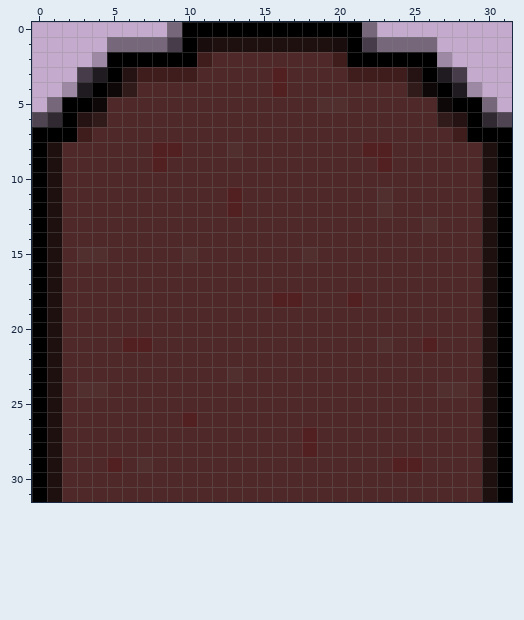
Two states of a pixel-art sprite, graphics/decor/terre/H.png. The picture above is the old version.
The file is 32x32 pixels. Pixels under 10% opacity are left out. Colours within 5 levels of each other are drawn and written as one.
After the commit:
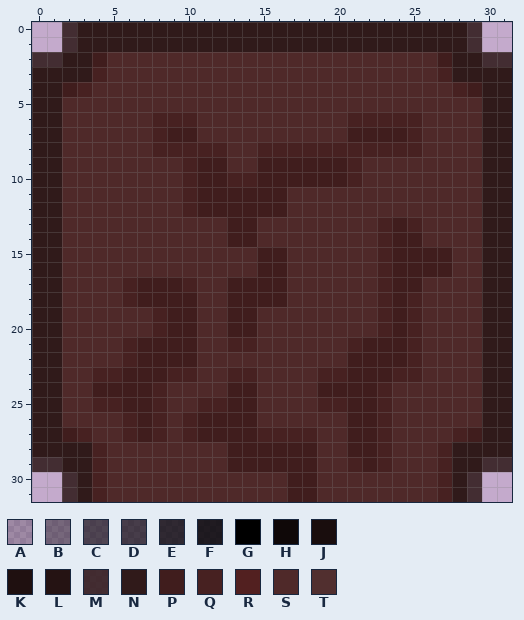
Palette (. is transparent): A #00000032  B #00000065  C #00000098  D #000000a3  E #000000c1  F #000000d6  G #000000  H #0f0808  J #190d0d  K #1f1010  L #251313  M #2f1919dc  N #301a1a  P #401d1d  Q #472121  R #522020  S #4f2929  T #512f2f
What changed:
y 0: x 2..29 .......BGGGGGGGGGGGGB....... -> MNNNNNNNNNNNNNNNNNNNNNNNNNNM
y 1: x 2..29 ...BBBBDGJKKKKKKKKJGDBBBB... -> MNNNNNNNNNNNNNNNNNNNNNNNNNNM
y 2: x 0..11 ....AGGGGGGP -> MMNNPSSSSSSS; x 20..31 PGGGGGGA.... -> SSSSSSSPNNMM
y 3: x 0..10 ...DFGLPPPP -> NNNNQSSSSSS; x 16 R -> S; x 21..31 PPPPLGFD... -> SSSSSSQNNNN
y 4: x 0..6 ..AFGHN -> NNPQSSS; x 16 R -> S; x 25..31 NHGFA.. -> SSSQPNN
y 5: x 0..4 .BGGH -> NNSSS; x 19..20 TT -> SS; x 27..31 HGGB. -> SSSNN
y 6: x 0..4 CEGLN -> NNSSS; x 8..10 SSS -> QQQ; x 21..25 SSSSS -> QQQQQ; x 27..31 NLGEC -> SSSNN
y 7: x 0..3 GGGP -> NNSS; x 8..10 SSS -> QPP; x 21..25 SSSSS -> PPPPQ; x 28..31 PGGG -> SSNN
y 8: x 0..1 GK -> NN; x 8..13 RRSSST -> QQQQQS; x 15..25 SSSSSSSRRSS -> QQQQQQQQQQQ; x 30..31 KG -> NN
y 9: x 0..1 GK -> NN; x 8 R -> S; x 10..12 SSS -> QPP; x 15..21 SSSSSSS -> PPPPPPQ; x 23 R -> S; x 30..31 KG -> NN
y 10: x 0..1 GK -> NN; x 10..21 SSSSSSSSSSSS -> QPPQQPPPPPPQ; x 30..31 KG -> NN
y 11..12: x 0..1 GK -> NN; x 10..16 SSSRSSS -> QPPPPPP; x 23 T -> S; x 30..31 KG -> NN
y 13: x 0..1 GK -> NN; x 13..14 SS -> PP; x 23..26 SSST -> QPQS; x 30..31 KG -> NN
y 14: x 0..1 GK -> NN; x 13..14 SS -> PP; x 23..25 SSS -> QPP; x 30..31 KG -> NN
y 15: x 0..1 GK -> NN; x 3..4 TT -> SS; x 10 T -> S; x 15..16 SS -> PP; x 18 T -> S; x 23..27 SSSSS -> QPPPP; x 30..31 KG -> NN
y 16: x 0..1 GK -> NN; x 15..16 SS -> PP; x 23..27 SSSSS -> QPPPP; x 30..31 KG -> NN
y 17: x 0..1 GK -> NN; x 6..10 SSSSS -> QPPPQ; x 13..16 SSSS -> PPPP; x 23..25 SSS -> QPP; x 30..31 KG -> NN
y 18: x 0..1 GK -> NN; x 6..10 SSSSS -> QPPPP; x 13..17 SSSRR -> PPPPS; x 21 R -> S; x 23..25 SSS -> QPQ; x 30..31 KG -> NN
y 19..20: x 0..1 GK -> NN; x 8..10 SSS -> QPP; x 13..14 SS -> PP; x 23..25 SSS -> QPQ; x 30..31 KG -> NN
y 21: x 0..1 GK -> NN; x 6..10 RRSSS -> QPPPP; x 13..14 SS -> QQ; x 21..26 SSTSSR -> QPPPQS; x 30..31 KG -> NN
y 22: x 0..1 GK -> NN; x 6..10 SSSSS -> QPPPP; x 21..25 SSSSS -> PPPPQ; x 30..31 KG -> NN
y 23: x 0..1 GK -> NN; x 4..10 SSSSSSS -> QQPPPQQ; x 13..14 TS -> QQ; x 19..25 SSSSSSS -> QQPPPQQ; x 30..31 KG -> NN
y 24: x 0..1 GK -> NN; x 3..8 TTSSSS -> SPPPPQ; x 13..14 SS -> PP; x 19..23 SSSSS -> PPPPQ; x 27..28 TT -> SS; x 30..31 KG -> NN
y 25: x 0..1 GK -> NN; x 4..8 SSSSS -> QQPPQ; x 11..14 SSSS -> QQPP; x 19..23 SSSSS -> QQPPQ; x 30..31 KG -> NN
y 26: x 0..1 GK -> NN; x 6..8 SSS -> QPQ; x 10..14 RSSSS -> QPPPP; x 21..23 SSS -> PPQ; x 30..31 KG -> NN
y 27: x 0..3 GKSS -> NNPQ; x 6..8 SSS -> QPQ; x 10..18 SSSSSSSSR -> QPPPPQQQQ; x 21..23 SSS -> PPQ; x 28..31 SSKG -> QPNN
y 28: x 0..4 GKSSS -> NNNNQ; x 13..18 SSSSSR -> PPPPPP; x 21..23 SSS -> PPQ; x 27..31 SSSKG -> QNNNN
y 29: x 0..5 GKSSSR -> MMNNQS; x 7 T -> S; x 13..18 SSSSSS -> PPPPPP; x 21..25 SSSRR -> QPQSS; x 27..31 SSSKG -> QNNMM
y 30..31: x 0..4 GKSSS -> ..MNQ; x 17..18 SS -> PP; x 27..31 SSSKG -> QNM..
Pixel boxes of the changes (left, top, right, bottom) in both pictures:
changed: (32, 22, 512, 502)
